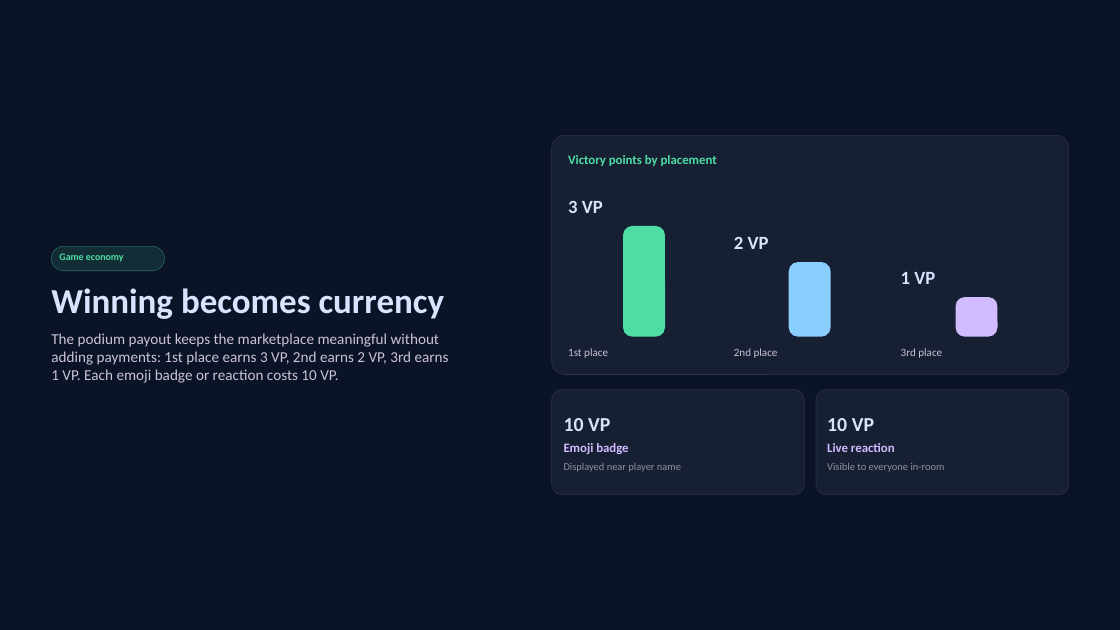
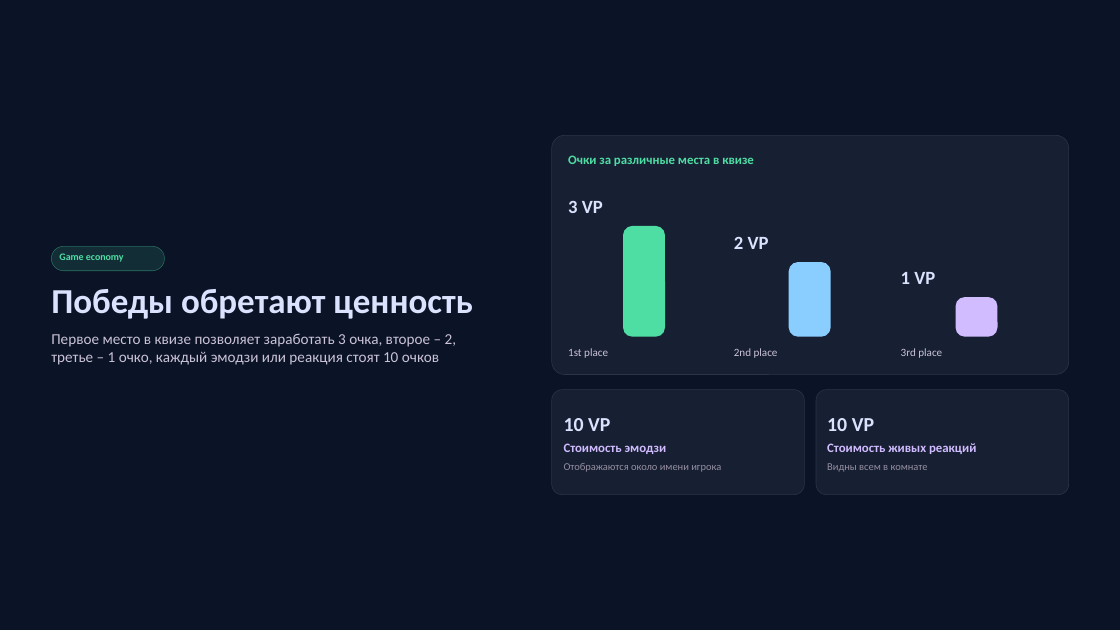
Before and after one commit to khnychenkoav/quizflow-mvp, a slide deck: slide 4 of docs/QuizFlow_MVP_Presentation.pptx. Drawn at 1120x630 pixels with LibreOffice and Linux fonts; fonts in the diff are those of the drawing. Boxes give left, top, right and bottom in pixels: in the first picture for what was removed or moved away, otherwise in the second. Text is boxed around its words. In the diff, an @@ line names an element or a change of style, - is before the commit and + after.

```diff
--- a/docs/QuizFlow_MVP_Presentation.pptx
+++ b/docs/QuizFlow_MVP_Presentation.pptx
@@ text at [568,155,754,166]: text changed @@
-Victory points by placement
+Очки за различные места в квизе
@@ text at [51,289,473,319]: text changed @@
-Winning becomes currency
+Победы обретают ценность
@@ text at [51,333,456,365]: text changed @@
-The podium payout keeps the marketplace meaningful without adding payments: 1st place earns 3 VP, 2nd earns 2 VP, 3rd earns 1 VP. Each emoji badge or reaction costs 10 VP.
+Первое место в квизе позволяет заработать 3 очка, второе – 2, третье – 1 очко, каждый эмодзи или реакция стоят 10 очков
@@ text at [564,443,667,454]: text changed @@
-Emoji badge
+Стоимость эмодзи
@@ text at [827,443,976,454]: text changed @@
-Live reaction
+Стоимость живых реакций
@@ text at [564,463,721,472]: text changed @@
-Displayed near player name
+Отображаются около имени игрока
@@ text at [827,463,928,472]: text changed @@
-Visible to everyone in-room
+Видны всем в комнате
```
Also in this commit, not shown: 2 other slides changed, 2 slides added, 2 slides removed, 7 other files.
